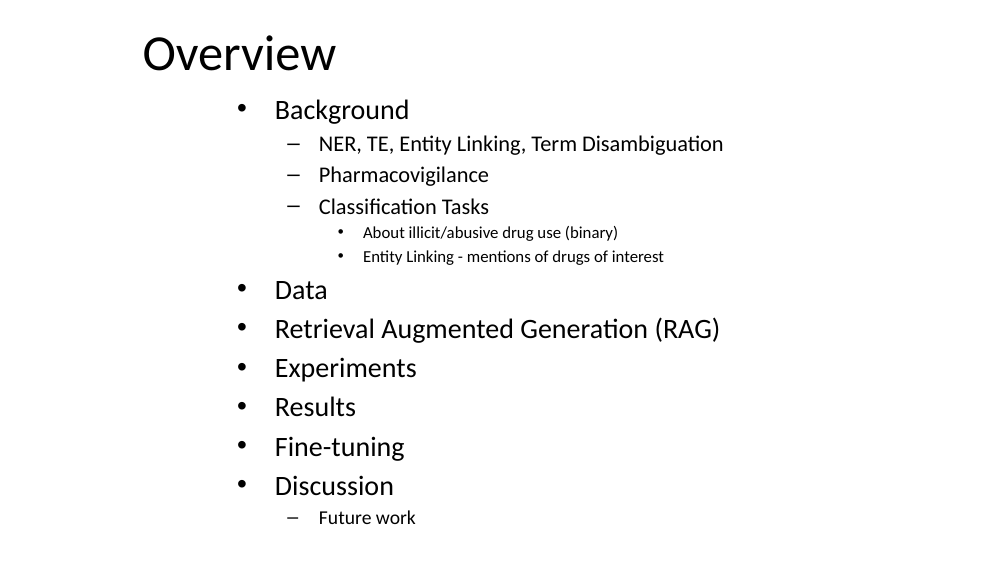
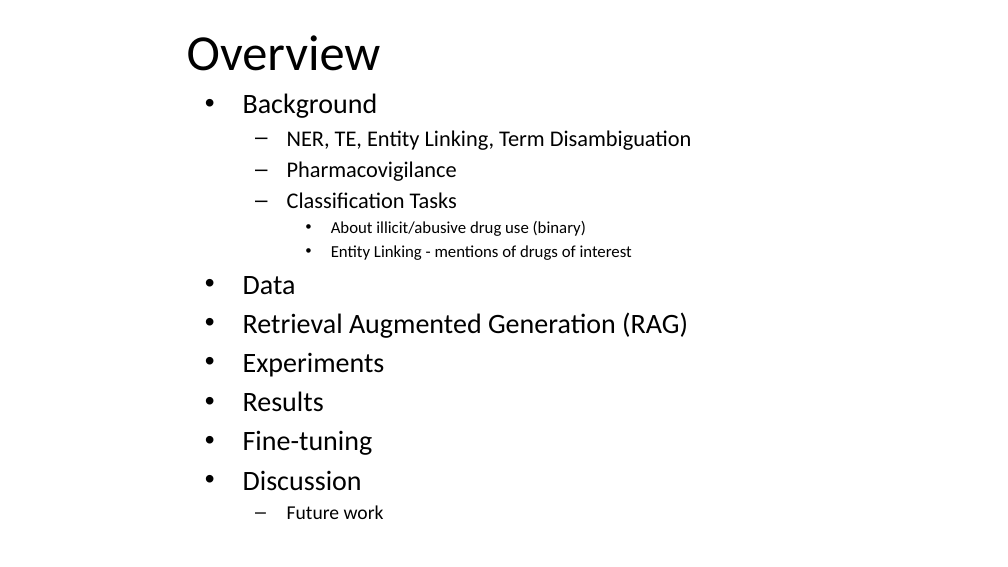
Before and after one commit to JamesChapmanNV/Social_Media_Pharmacovigilance, a slide deck: slide 2 of presentation_final_paper/PowerPoint.pptx. Drawn at 1008x567 pixels with LibreOffice and Linux fonts; fonts in the diff are those of the drawing; background and template pictures are left out. Boxes give left, top, right and bottom in pixels: in the first picture for what was removed or moved away, otherwise in the second. Text is boxed around its words. In the diff, an @@ line names an element or a change of style, - is before the commit and + after.

Commit message:
results

```diff
--- a/presentation_final_paper/PowerPoint.pptx
+++ b/presentation_final_paper/PowerPoint.pptx
@@ title "Overview": place and size @@
-title "Overview" at [143, 35, 337, 71]
+title "Overview" at [187, 35, 381, 71]
@@ text "Background": place and size @@
-text "Background" at [275, 99, 724, 496]
+text "Background" at [243, 93, 692, 491]
```
Also in this commit, not shown: 1 other slide changed, 7 other files.
